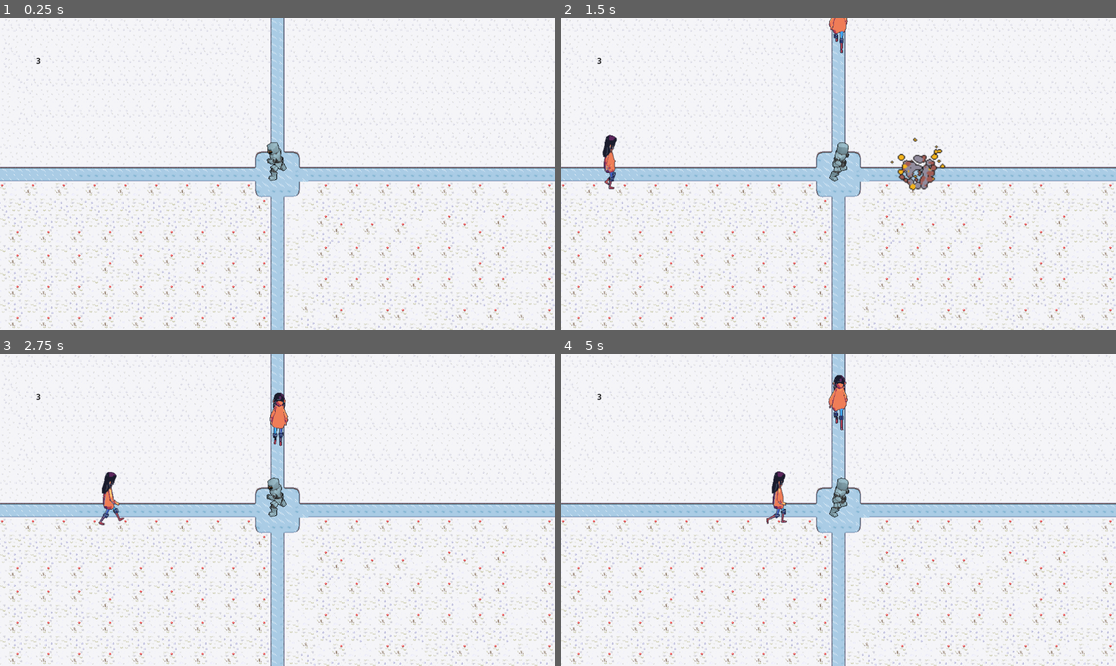
Above: before the commit, frames 1-4 (two rows, left to right).
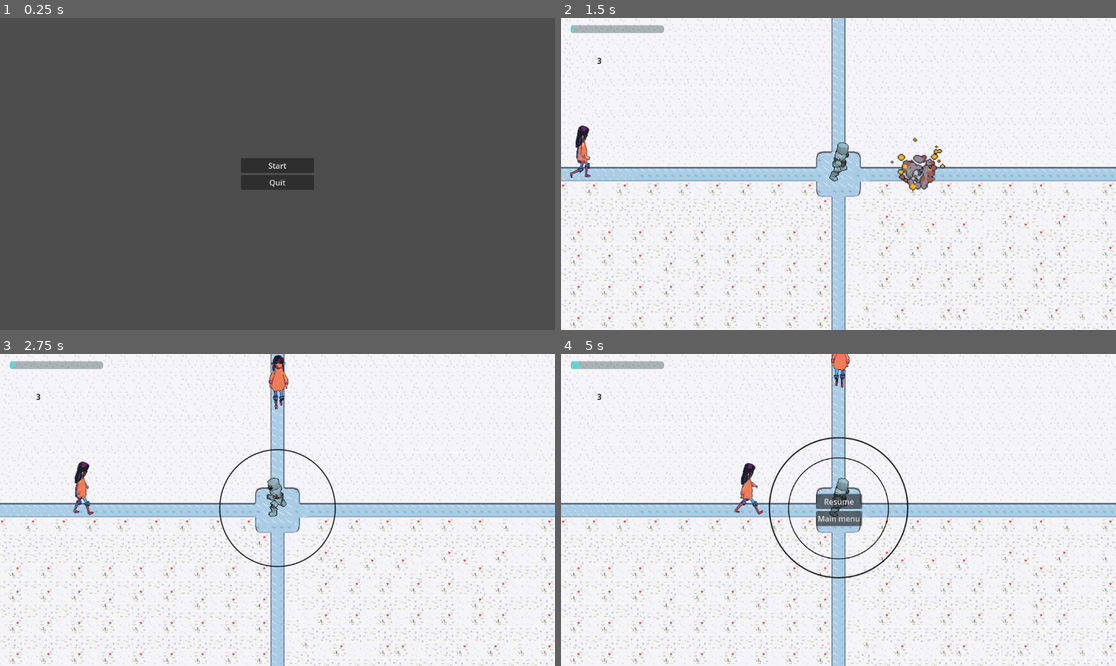
Above: after the commit, the same moments.

Repository: Basekeet/snowberman
Game: Godot game, scene res://scenes/mainmenu.tscn
The game is run twice, just before and just after one commit, with the same random seed, the same clock (stepped at 60 frames per second) and the same inputs. Before the commit the project starts from res://scenes/MainLevel.tscn.
Inputs (mouse positions are in pixels of both pictures, inside the frame that each line leads up to):
- Up to frame 1 (0.25 s): no input
- Up to frame 2 (1.5 s): click (838, 164) at 0.5 s, where only the run after the commit has a clickable "Start"; tap Enter (ui_accept) at 1.25 s; move the mouse to (960, 158) at 1.27 s; hold Right (ui_right) from 1.28 s (still down); click (960, 158) at 1.35 s
- Up to frame 3 (2.75 s): keep holding Right (ui_right); tap Enter (ui_accept) at 1.52, 2.27 s; move the mouse to (166, 525) at 2.02 s; click (166, 525) at 2.1 s
- Up to frame 4 (5 s): move the mouse to (894, 441) at 2.77 s; release Right (ui_right) at 2.78 s; hold Left (ui_left) 2.78-3.53 s; click (894, 441) at 2.85 s; move the mouse to (810, 572) at 3.52 s; hold Right (ui_right) from 3.53 s (still down); click (810, 572) at 3.6 s; tap Enter (ui_accept) at 3.77, 4.52 s; move the mouse to (1005, 556) at 4.27 s; click (1005, 556) at 4.35 s; tap Escape (menu, bound only after the commit) at 4.9 s

The runs differ from the first frame. In frame 1, 100% of the frame differs, in the area x 0-100%, y 0-100%; in frame 2, 1.3%; in frame 3, 2.1%; in frame 4, 3.2%.

Commit message:
added time, added circles, added hit and die animations

Diff:
--- a/project.godot
+++ b/project.godot
@@ -11,7 +11,7 @@
 [application]
 
 config/name="snowberman"
-run/main_scene="res://scenes/MainLevel.tscn"
+run/main_scene="res://scenes/mainmenu.tscn"
 config/features=PackedStringArray("4.3", "Forward Plus")
 config/icon="res://icon.svg"
 
@@ -22,3 +22,8 @@
 "events": [Object(InputEventMouseButton,"resource_local_to_scene":false,"resource_name":"","device":-1,"window_id":0,"a …(253 unchanged characters)…
 ]
 }
+menu={
+"deadzone": 0.5,
+"events": [Object(InputEventKey,"resource_local_to_scene":false,"resource_name":"","device":-1,"window_id":0,"alt_pressed":false,"shift_pressed":false,"ctrl_pressed":false,"meta_pressed":false,"pressed":false,"keycode":0,"physical_keycode":4194305,"key_label":0,"unicode":0,"location":0,"echo":false,"script":null)
+]
+}
--- a/scenes/Enemy.tscn
+++ b/scenes/Enemy.tscn
@@ -7,7 +7,7 @@
 [ext_resource type="Texture2D" uid="uid://cbre8bnodtuty" path="res://anims/GirlSample_Walk_Up.png" id="2_vg8oe"]
 
 [sub_resource type="RectangleShape2D" id="RectangleShape2D_3oskw"]
-size = Vector2(56, 46)
+size = Vector2(43, 46)
 
 [sub_resource type="Animation" id="Animation_y82pe"]
 length = 0.001
@@ -35,10 +35,102 @@
 "update": 1,
 "values": [0]
 }
+tracks/2/type = "value"
+tracks/2/imported = false
+tracks/2/enabled = true
+tracks/2/path = NodePath("Sprite2D:visible")
+tracks/2/interp = 1
+tracks/2/loop_wrap = true
+tracks/2/keys = {
+"times": PackedFloat32Array(0),
+"transitions": PackedFloat32Array(1),
+"update": 1,
+"values": [true]
+}
+tracks/3/type = "value"
+tracks/3/imported = false
+tracks/3/enabled = true
+tracks/3/path = NodePath("Sprite2D:modulate")
+tracks/3/interp = 1
+tracks/3/loop_wrap = true
+tracks/3/keys = {
+"times": PackedFloat32Array(0),
+"transitions": PackedFloat32Array(1),
+"update": 0,
+"values": [Color(1, 1, 1, 1)]
+}
+
+[sub_resource type="Animation" id="Animation_628lu"]
+resource_name = "Die"
+length = 0.5
+tracks/0/type = "value"
+tracks/0/imported = false
+tracks/0/enabled = true
+tracks/0/path = NodePath("Sprite2D:visible")
+tracks/0/interp = 1
+tracks/0/loop_wrap = true
+tracks/0/keys = {
+"times": PackedFloat32Array(0, 0.166667, 0.3, 0.466667),
+"transitions": PackedFloat32Array(1, 1, 1, 1),
+"update": 1,
+"values": [false, true, false, true]
+}
+tracks/1/type = "method"
+tracks/1/imported = false
+tracks/1/enabled = true
+tracks/1/path = NodePath(".")
+tracks/1/interp = 1
+tracks/1/loop_wrap = true
+tracks/1/keys = {
+"times": PackedFloat32Array(0, 0.5),
+"transitions": PackedFloat32Array(1, 1),
+"values": [{
+"args": [],
+"method": &"prepare_die"
+}, {
+"args": [],
+"method": &"die"
+}]
+}
+
+[sub_resource type="Animation" id="Animation_2e2i3"]
+resource_name = "explode"
+length = 0.3
+tracks/0/type = "value"
+tracks/0/imported = false
+tracks/0/enabled = true
+tracks/0/path = NodePath("Sprite2D:modulate")
+tracks/0/interp = 1
+tracks/0/loop_wrap = true
+tracks/0/keys = {
+"times": PackedFloat32Array(0, 0.3),
+"transitions": PackedFloat32Array(1, 1),
+"update": 0,
+"values": [Color(1, 1, 1, 1), Color(0, 0, 0, 1)]
+}
+tracks/1/type = "method"
+tracks/1/imported = false
+tracks/1/enabled = true
+tracks/1/path = NodePath(".")
+tracks/1/interp = 1
+tracks/1/loop_wrap = true
+tracks/1/keys = {
+"times": PackedFloat32Array(0, 0.3),
+"transitions": PackedFloat32Array(1, 1),
+"values": [{
+"args": [],
+"method": &"prepare_die"
+}, {
+"args": [],
+"method": &"die"
+}]
+}
 
 [sub_resource type="AnimationLibrary" id="AnimationLibrary_v5pgl"]
 _data = {
-"RESET": SubResource("Animation_y82pe")
+"RESET": SubResource("Animation_y82pe"),
+"die": SubResource("Animation_628lu"),
+"explode": SubResource("Animation_2e2i3")
 }
 
 [sub_resource type="Animation" id="Animation_lnwnt"]
@@ -162,10 +254,11 @@
 script = ExtResource("1_rjufm")
 
 [node name="CollisionShape2D" type="CollisionShape2D" parent="."]
-position = Vector2(-1, 13)
+scale = Vector2(0.5, 0.5)
 shape = SubResource("RectangleShape2D_3oskw")
 
 [node name="Sprite2D" type="Sprite2D" parent="."]
+position = Vector2(1, -20)
 texture = ExtResource("1_jh48w")
 hframes = 4
 vframes = 3
--- a/scenes/MainLevel.tscn
+++ b/scenes/MainLevel.tscn
@@ -1,8 +1,9 @@
-[gd_scene load_steps=7 format=3 uid="uid://bl6yliy1tfbgv"]
+[gd_scene load_steps=8 format=3 uid="uid://bl6yliy1tfbgv"]
 
 [ext_resource type="PackedScene" uid="uid://bk1kvsupe4ydw" path="res://scenes/player.tscn" id="1_12j15"]
 [ext_resource type="Script" path="res://scenes/main_level.gd" id="1_hvxfb"]
 [ext_resource type="Script" path="res://scenes/health.gd" id="4_630r3"]
+[ext_resource type="PackedScene" uid="uid://b4srp2q1ywt7b" path="res://scenes/pausemenu.tscn" id="5_acrfn"]
 [ext_resource type="Texture2D" uid="uid://dvcpvyai6hw0" path="res://anims/spritesheet.png" id="10_5axyl"]
 
 [sub_resource type="TileSetAtlasSource" id="TileSetAtlasSource_6gy66"]
@@ -528,3 +529,25 @@
 offset_right = 40.0
 offset_bottom = 40.0
 text = "5"
+
+[node name="Pausemenu" parent="." instance=ExtResource("5_acrfn")]
+visible = false
+z_index = 4096
+anchors_preset = 0
+anchor_right = 0.0
+anchor_bottom = 0.0
+offset_left = -574.0
+offset_top = -321.0
+offset_right = 576.0
+offset_bottom = 320.0
+grow_horizontal = 1
+grow_vertical = 1
+
+[node name="ProgressBar" type="ProgressBar" parent="."]
+modulate = Color(0, 1, 1, 1)
+offset_left = -556.0
+offset_top = -305.0
+offset_right = -362.0
+offset_bottom = -289.0
+value = 50.0
+show_percentage = false
--- a/scenes/character_body_2d.gd
+++ b/scenes/character_body_2d.gd
@@ -59,8 +59,11 @@
 		collision = $collision_right
 	collision.find_child("AnimationPlayer").play("explode")
 	for el in collision.get_overlapping_bodies():
-		if el.name.begins_with("Enemy"):
-			el.get_parent().remove_child(el)
+		if el.name.begins_with("Enemy") and not el.dead:
+			var a = el.find_children("AnimationPlayer")[0]
+			print(a)
+			a.play("die")
+			#el.get_parent().remove_child(el)
 
 
 func handle_health():
@@ -75,8 +78,9 @@
 
 func handle_hit_in_area(area):
 	for el in area.get_overlapping_bodies():
-		if el.name.begins_with("Enemy"):
-			el.get_parent().remove_child(el)
+		if el.name.begins_with("Enemy") and not el.dead:
+
+			el.find_children("AnimationPlayer")[0].play("explode")
 			health -= 1
 			health = max(0, health)
 			print(health)
--- /dev/null
+++ b/scenes/circle.gd
@@ -0,0 +1,26 @@
+extends Node2D
+
+var time = 5.0
+var current_time = 0
+var enemy : CharacterBody2D
+var player : CharacterBody2D
+var LIMIT = 0.2
+
+# Called when the node enters the scene tree for the first time.
+func _ready() -> void:
+	hide()
+
+
+# Called every frame. 'delta' is the elapsed time since the previous frame.
+func _process(delta: float) -> void:
+	var min_radius = max(get_viewport().size[0], get_viewport().size[1]) * 0.005
+	var max_radius = max(get_viewport().size[0], get_viewport().size[1]) * 0.25
+
+
+	var d = enemy.position.distance_to(player.position)
+	if d <= max_radius:
+		show()
+	if d < min_radius or enemy.dead:
+		get_parent().remove_child(self)
+	$Sprite2D.global_scale = Vector2(d / max_radius, d / max_radius)
+	current_time += delta
--- /dev/null
+++ b/scenes/circle.tscn
@@ -0,0 +1,11 @@
+[gd_scene load_steps=3 format=3 uid="uid://bqjhislw36ywu"]
+
+[ext_resource type="Script" path="res://scenes/circle.gd" id="1_gb3kb"]
+[ext_resource type="Texture2D" uid="uid://c817x61tf5ubh" path="res://scenes/pngtree-black-ring-png-image_2319165.png" id="2_ms1i1"]
+
+[node name="Circle" type="Node2D"]
+z_index = -4000
+script = ExtResource("1_gb3kb")
+
+[node name="Sprite2D" type="Sprite2D" parent="."]
+texture = ExtResource("2_ms1i1")
--- a/scenes/enemy.gd
+++ b/scenes/enemy.gd
@@ -2,20 +2,29 @@
 
 const SPEED = 100
 @export var direction = ""
+var dead : bool = false
 
 func _ready():
 	$AnimationPlayer.play("Base/walk_" + direction)
 
+func prepare_die():
+	move_and_slide()
+	dead = true
+
+func die():
+	get_parent().remove_child(self)
+
 func _physics_process(delta: float) -> void:
-	if direction == "left":
-		velocity.x = -SPEED
-	elif direction == "right":
-		velocity.x = SPEED
-	elif direction == "up":
-		velocity.y = -SPEED
-	elif direction == "down":
-		velocity.y = SPEED
-	move_and_slide()
+	if not dead:
+		if direction == "left":
+			velocity.x = -SPEED
+		elif direction == "right":
+			velocity.x = SPEED
+		elif direction == "up":
+			velocity.y = -SPEED
+		elif direction == "down":
+			velocity.y = SPEED
+		move_and_slide()
 
 	## Add the gravity.
 	#if not is_on_floor():
--- /dev/null
+++ b/scenes/lose_menu.gd
@@ -0,0 +1,15 @@
+extends Control
+
+
+# Called when the node enters the scene tree for the first time.
+func _ready() -> void:
+	pass # Replace with function body.
+
+
+# Called every frame. 'delta' is the elapsed time since the previous frame.
+func _process(delta: float) -> void:
+	pass
+
+
+func _on_button_pressed() -> void:
+	get_tree().change_scene_to_file("res://scenes/mainmenu.tscn")
--- /dev/null
+++ b/scenes/lose_menu.tscn
@@ -0,0 +1,37 @@
+[gd_scene load_steps=2 format=3 uid="uid://b2sybbwvgowkx"]
+
+[ext_resource type="Script" path="res://scenes/lose_menu.gd" id="1_t5d82"]
+
+[node name="LoseMenu" type="Control"]
+layout_mode = 3
+anchors_preset = 15
+anchor_right = 1.0
+anchor_bottom = 1.0
+grow_horizontal = 2
+grow_vertical = 2
+script = ExtResource("1_t5d82")
+
+[node name="VBoxContainer" type="VBoxContainer" parent="."]
+layout_mode = 1
+anchors_preset = 8
+anchor_left = 0.5
+anchor_top = 0.5
+anchor_right = 0.5
+anchor_bottom = 0.5
+offset_left = -20.0
+offset_top = -20.0
+offset_right = 20.0
+offset_bottom = 20.0
+grow_horizontal = 2
+grow_vertical = 2
+
+[node name="Label" type="Label" parent="VBoxContainer"]
+layout_mode = 2
+text = "You lose"
+horizontal_alignment = 1
+
+[node name="Button" type="Button" parent="VBoxContainer"]
+layout_mode = 2
+text = "Main menu"
+
+[connection signal="pressed" from="VBoxContainer/Button" to="." method="_on_button_pressed"]
--- a/scenes/main_level.gd
+++ b/scenes/main_level.gd
@@ -1,29 +1,61 @@
 extends Node2D
 
+@onready var pauseMenu = $Pausemenu
+@onready var player = $Player
+@onready var progress = $ProgressBar
 var directions = ["left", "up", "right", "down"]
 var count = 0
-
+var paused = false
+var time = 0.0
 # Called when the node enters the scene tree for the first time.
 func _ready() -> void:
-	pass # Replace with function body.
+	paused = false
+	count = 0
+	Engine.time_scale = 1
+	pauseMenu.hide()
 
 # Called every frame. 'delta' is the elapsed time since the previous frame.
 func _process(delta: float) -> void:
-	if randi() % 10000 < 100:
-		var q = load("res://scenes/Enemy.tscn")
+	time += delta
+	if Input.is_action_just_pressed("menu"):
+		pause()
+	if not paused:
+		progress.value = 100 * (time / 60.0)
+		if player.health <= 0:
+			get_tree().change_scene_to_file("res://scenes/lose_menu.tscn")
+		if time > 60:
+			get_tree().change_scene_to_file("res://scenes/winmenu.tscn")
 
-		var e = q.instantiate()
-		var r = randi() % 4
-		e.direction = directions[r]
-		var size_x = get_viewport().size[0]
-		var size_y = get_viewport().size[1]
-		var spawns = [Vector2(size_x / 2, 0), Vector2(0, size_y / 2), Vector2(-size_x / 2, 0), Vector2(0, - size_y / 2)]
-		e.position = spawns[r]
-		e.name = "Enemy" + str(count)
-		count += 1
-		print(e.direction)
-		if e.direction == "up":
-			e.z_index = count
-		if e.direction == "down":
-			e.z_index = -count
-		add_child(e)
+		if randi() % 10000 < 100:
+			var q = load("res://scenes/Enemy.tscn")
+			var cir = load("res://scenes/circle.tscn")
+			var e = q.instantiate()
+			var r = randi() % 4
+			e.direction = directions[r]
+			var size_x = get_viewport().size[0]
+			var size_y = get_viewport().size[1]
+			var spawns = [Vector2(size_x / 2, 0), Vector2(0, size_y / 2), Vector2(-size_x / 2, 0), Vector2(0, - size_y / 2)]
+			e.position = spawns[r]
+			e.name = "Enemy" + str(count)
+			count += 1
+			print(e.direction)
+			if e.direction == "up":
+				e.z_index = count
+			if e.direction == "down":
+				e.z_index = -count
+			add_child(e)
+
+			var c = cir.instantiate()
+			c.time = randi() % 5 + 1
+			c.player = player
+			c.enemy = e
+			$Player.add_child(c)
+
+func pause():
+	if paused:
+		pauseMenu.hide()
+		Engine.time_scale = 1
+	else:
+		pauseMenu.show()
+		Engine.time_scale = 0
+	paused = !paused
--- /dev/null
+++ b/scenes/mainmenu.gd
@@ -0,0 +1,19 @@
+extends Control
+
+
+# Called when the node enters the scene tree for the first time.
+func _ready() -> void:
+	pass # Replace with function body.
+
+
+# Called every frame. 'delta' is the elapsed time since the previous frame.
+func _process(delta: float) -> void:
+	pass
+
+
+func _on_start_button_pressed() -> void:
+	get_tree().change_scene_to_file("res://scenes/MainLevel.tscn")
+
+
+func _on_quit_button_pressed() -> void:
+	get_tree().quit()
--- /dev/null
+++ b/scenes/mainmenu.tscn
@@ -0,0 +1,38 @@
+[gd_scene load_steps=2 format=3 uid="uid://cgxhl1n1rk37u"]
+
+[ext_resource type="Script" path="res://scenes/mainmenu.gd" id="1_7ggd8"]
+
+[node name="Mainmenu" type="Control"]
+layout_mode = 3
+anchors_preset = 15
+anchor_right = 1.0
+anchor_bottom = 1.0
+grow_horizontal = 2
+grow_vertical = 2
+script = ExtResource("1_7ggd8")
+
+[node name="VBoxContainer" type="VBoxContainer" parent="."]
+layout_mode = 1
+anchors_preset = 8
+anchor_left = 0.5
+anchor_top = 0.5
+anchor_right = 0.5
+anchor_bottom = 0.5
+offset_left = -76.0
+offset_top = -91.5
+offset_right = 76.0
+offset_bottom = 91.5
+grow_horizontal = 2
+grow_vertical = 2
+alignment = 1
+
+[node name="StartButton" type="Button" parent="VBoxContainer"]
+layout_mode = 2
+text = "Start"
+
+[node name="QuitButton" type="Button" parent="VBoxContainer"]
+layout_mode = 2
+text = "Quit"
+
+[connection signal="pressed" from="VBoxContainer/StartButton" to="." method="_on_start_button_pressed"]
+[connection signal="pressed" from="VBoxContainer/QuitButton" to="." method="_on_quit_button_pressed"]
--- /dev/null
+++ b/scenes/pausemenu.gd
@@ -0,0 +1,20 @@
+extends Control
+
+@onready var main = $"../"
+
+# Called when the node enters the scene tree for the first time.
+func _ready() -> void:
+	pass # Replace with function body.
+
+
+# Called every frame. 'delta' is the elapsed time since the previous frame.
+func _process(delta: float) -> void:
+	pass
+
+
+func _on_resume_pressed() -> void:
+	main.pause()
+
+
+func _on_main_menu_pressed() -> void:
+	get_tree().change_scene_to_file("res://scenes/mainmenu.tscn")
--- /dev/null
+++ b/scenes/pausemenu.tscn
@@ -0,0 +1,38 @@
+[gd_scene load_steps=2 format=3 uid="uid://b4srp2q1ywt7b"]
+
+[ext_resource type="Script" path="res://scenes/pausemenu.gd" id="1_ks6c4"]
+
+[node name="Pausemenu" type="Control"]
+layout_mode = 3
+anchors_preset = 15
+anchor_right = 1.0
+anchor_bottom = 1.0
+grow_horizontal = 2
+grow_vertical = 2
+script = ExtResource("1_ks6c4")
+
+[node name="VBoxContainer" type="VBoxContainer" parent="."]
+layout_mode = 1
+anchors_preset = 8
+anchor_left = 0.5
+anchor_top = 0.5
+anchor_right = 0.5
+anchor_bottom = 0.5
+offset_left = -20.0
+offset_top = -20.0
+offset_right = 20.0
+offset_bottom = 20.0
+grow_horizontal = 2
+grow_vertical = 2
+
+[node name="Resume" type="Button" parent="VBoxContainer"]
+layout_mode = 2
+text = "Resume
+"
+
+[node name="MainMenu" type="Button" parent="VBoxContainer"]
+layout_mode = 2
+text = "Main menu"
+
+[connection signal="pressed" from="VBoxContainer/Resume" to="." method="_on_resume_pressed"]
+[connection signal="pressed" from="VBoxContainer/MainMenu" to="." method="_on_main_menu_pressed"]
--- a/scenes/player.tscn
+++ b/scenes/player.tscn
@@ -12,6 +12,33 @@
 [ext_resource type="Script" path="res://scenes/camera_2d.gd" id="10_p5rqo"]
 [ext_resource type="Texture2D" uid="uid://bwx6qjt1yvba1" path="res://scenes/CircleSplosionV2_100x100px.png" id="11_xy2c1"]
 
+[sub_resource type="Animation" id="Animation_kmuc2"]
+length = 0.001
+tracks/0/type = "value"
+tracks/0/imported = false
+tracks/0/enabled = true
+tracks/0/path = NodePath("Sprite2D:visible")
+tracks/0/interp = 1
+tracks/0/loop_wrap = true
+tracks/0/keys = {
+"times": PackedFloat32Array(0),
+"transitions": PackedFloat32Array(1),
+"update": 1,
+"values": [true]
+}
+tracks/1/type = "value"
+tracks/1/imported = false
+tracks/1/enabled = true
+tracks/1/path = NodePath("Sprite2D:frame")
+tracks/1/interp = 1
+tracks/1/loop_wrap = true
+tracks/1/keys = {
+"times": PackedFloat32Array(0),
+"transitions": PackedFloat32Array(1),
+"update": 1,
+"values": [0]
+}
+
 [sub_resource type="Animation" id="Animation_5awk1"]
 resource_name = "explode"
 length = 0.1
@@ -38,33 +65,6 @@
 "transitions": PackedFloat32Array(1, 1),
 "update": 0,
 "values": [30, 88]
-}
-
-[sub_resource type="Animation" id="Animation_kmuc2"]
-length = 0.001
-tracks/0/type = "value"
-tracks/0/imported = false
-tracks/0/enabled = true
-tracks/0/path = NodePath("Sprite2D:visible")
-tracks/0/interp = 1
-tracks/0/loop_wrap = true
-tracks/0/keys = {
-"times": PackedFloat32Array(0),
-"transitions": PackedFloat32Array(1),
-"update": 1,
-"values": [true]
-}
-tracks/1/type = "value"
-tracks/1/imported = false
-tracks/1/enabled = true
-tracks/1/path = NodePath("Sprite2D:frame")
-tracks/1/interp = 1
-tracks/1/loop_wrap = true
-tracks/1/keys = {
-"times": PackedFloat32Array(0),
-"transitions": PackedFloat32Array(1),
-"update": 1,
-"values": [0]
 }
 
 [sub_resource type="AnimationLibrary" id="AnimationLibrary_ya5vb"]
@@ -75,6 +75,21 @@
 
 [sub_resource type="RectangleShape2D" id="RectangleShape2D_qob34"]
 size = Vector2(86, 84)
+
+[sub_resource type="Animation" id="Animation_yy5nq"]
+length = 0.001
+tracks/0/type = "value"
+tracks/0/imported = false
+tracks/0/enabled = true
+tracks/0/path = NodePath("Sprite2D:frame")
+tracks/0/interp = 1
+tracks/0/loop_wrap = true
+tracks/0/keys = {
+"times": PackedFloat32Array(0),
+"transitions": PackedFloat32Array(1),
+"update": 1,
+"values": [0]
+}
 
 [sub_resource type="Animation" id="Animation_t0v8v"]
 length = 0.1
@@ -460,21 +475,6 @@
 "transitions": PackedFloat32Array(1),
 "update": 1,
 "values": [5]
-}
-
-[sub_resource type="Animation" id="Animation_yy5nq"]
-length = 0.001
-tracks/0/type = "value"
-tracks/0/imported = false
-tracks/0/enabled = true
-tracks/0/path = NodePath("Sprite2D:frame")
-tracks/0/interp = 1
-tracks/0/loop_wrap = true
-tracks/0/keys = {
-"times": PackedFloat32Array(0),
-"transitions": PackedFloat32Array(1),
-"update": 1,
-"values": [0]
 }
 
 [sub_resource type="AnimationLibrary" id="AnimationLibrary_nhjpy"]
--- /dev/null
+++ b/scenes/winmenu.gd
@@ -0,0 +1,15 @@
+extends Control
+
+
+# Called when the node enters the scene tree for the first time.
+func _ready() -> void:
+	pass # Replace with function body.
+
+
+# Called every frame. 'delta' is the elapsed time since the previous frame.
+func _process(delta: float) -> void:
+	pass
+
+
+func _on_button_pressed() -> void:
+	get_tree().change_scene_to_file("res://scenes/mainmenu.tscn")
--- /dev/null
+++ b/scenes/winmenu.tscn
@@ -0,0 +1,39 @@
+[gd_scene load_steps=2 format=3 uid="uid://cd0eokdj1wwxm"]
+
+[ext_resource type="Script" path="res://scenes/winmenu.gd" id="1_3fx3l"]
+
+[node name="Winmenu" type="Control"]
+layout_mode = 3
+anchors_preset = 15
+anchor_right = 1.0
+anchor_bottom = 1.0
+grow_horizontal = 2
+grow_vertical = 2
+script = ExtResource("1_3fx3l")
+
+[node name="VBoxContainer" type="VBoxContainer" parent="."]
+layout_mode = 1
+anchors_preset = 8
+anchor_left = 0.5
+anchor_top = 0.5
+anchor_right = 0.5
+anchor_bottom = 0.5
+offset_left = -48.0
+offset_top = -29.0
+offset_right = 48.0
+offset_bottom = 29.0
+grow_horizontal = 2
+grow_vertical = 2
+
+[node name="Label" type="Label" parent="VBoxContainer"]
+layout_mode = 2
+text = "You win
+"
+horizontal_alignment = 1
+
+[node name="Button" type="Button" parent="VBoxContainer"]
+layout_mode = 2
+text = "Main menu
+"
+
+[connection signal="pressed" from="VBoxContainer/Button" to="." method="_on_button_pressed"]
Not shown: 1 places in scenes/Enemy.tscn that only renumber resources
Binary file added: scenes/images.png
Not shown, added: scenes/images.png.import
Binary file added: scenes/pngtree-black-ring-png-image_2319165.png
Not shown, added: scenes/pngtree-black-ring-png-image_2319165.png.import
